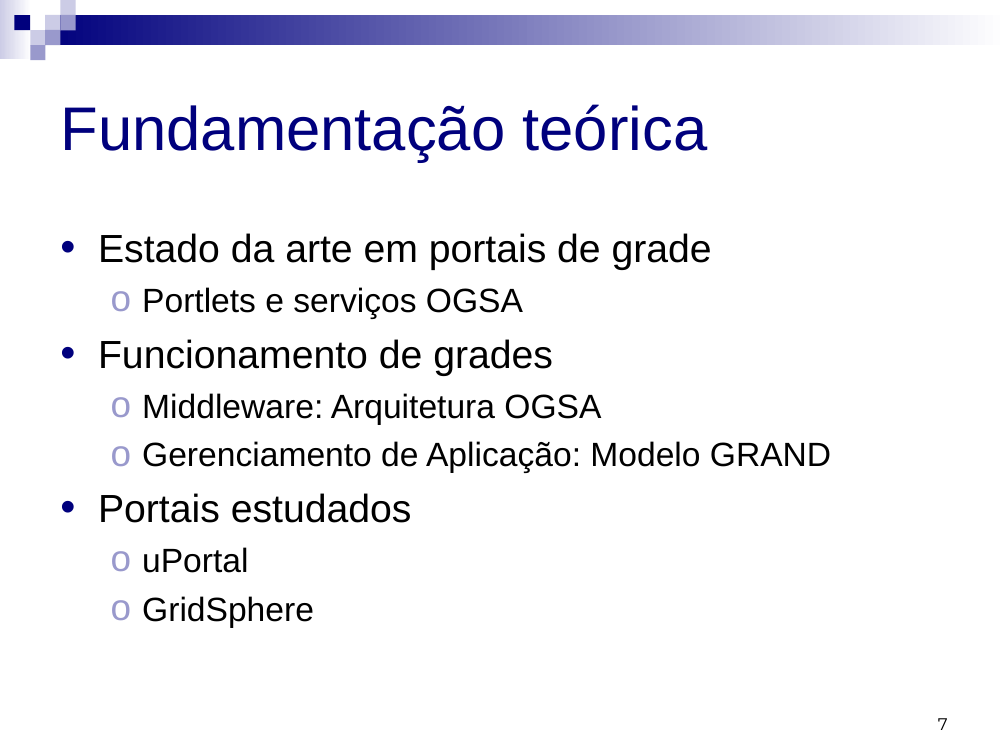
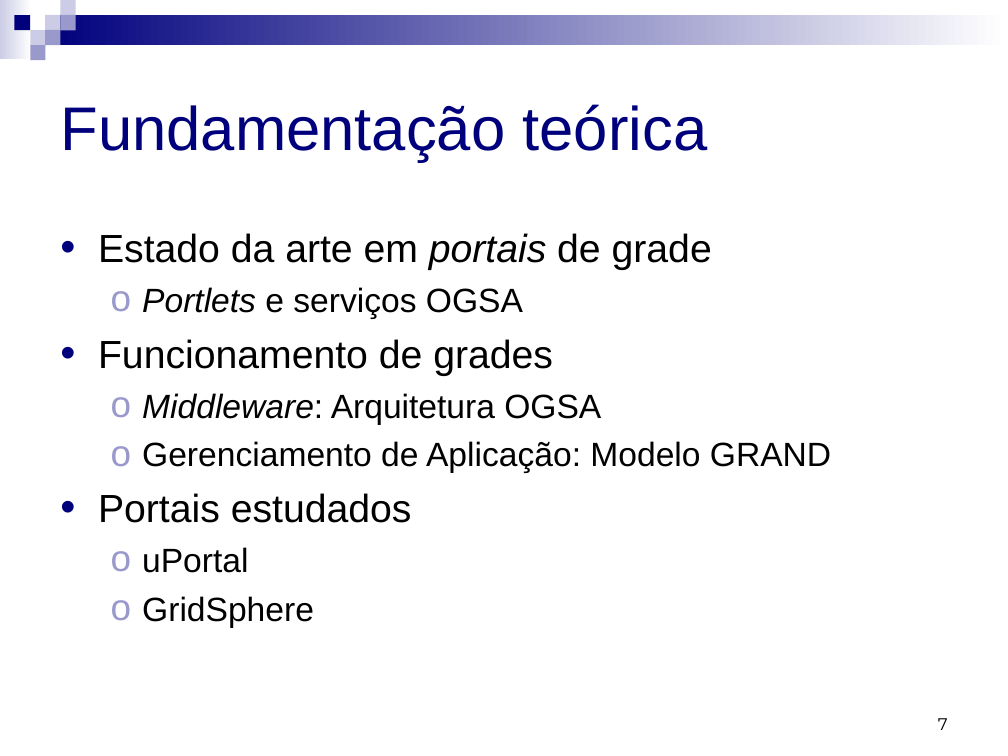
Before and after one commit to micheldavid/tcc-michel, a slide deck: slide 7 of Apresentação/Michel David da Costa - Apresentação.ppt. Drawn at 1008x756 pixels with LibreOffice and Linux fonts; fonts in the diff are those of the drawing. Boxes give left, top, right and bottom in pixels: in the first picture for what was removed or moved away, otherwise in the second. Text is boxed around its words. In the diff, an @@ line names an element or a change of style, - is before the commit and + after.

Commit message:
revisada -- ainda falta o grafico do portal / container / portlets

```diff
--- a/Apresentação/Michel David da Costa - Apresentação.ppt
+++ b/Apresentação/Michel David da Costa - Apresentação.ppt
@@ text at box(98, 233, 712, 425): italic on in "portais", "Portlets", "Middleware:" @@
```
Also in this commit, not shown: 3 other slides changed.
